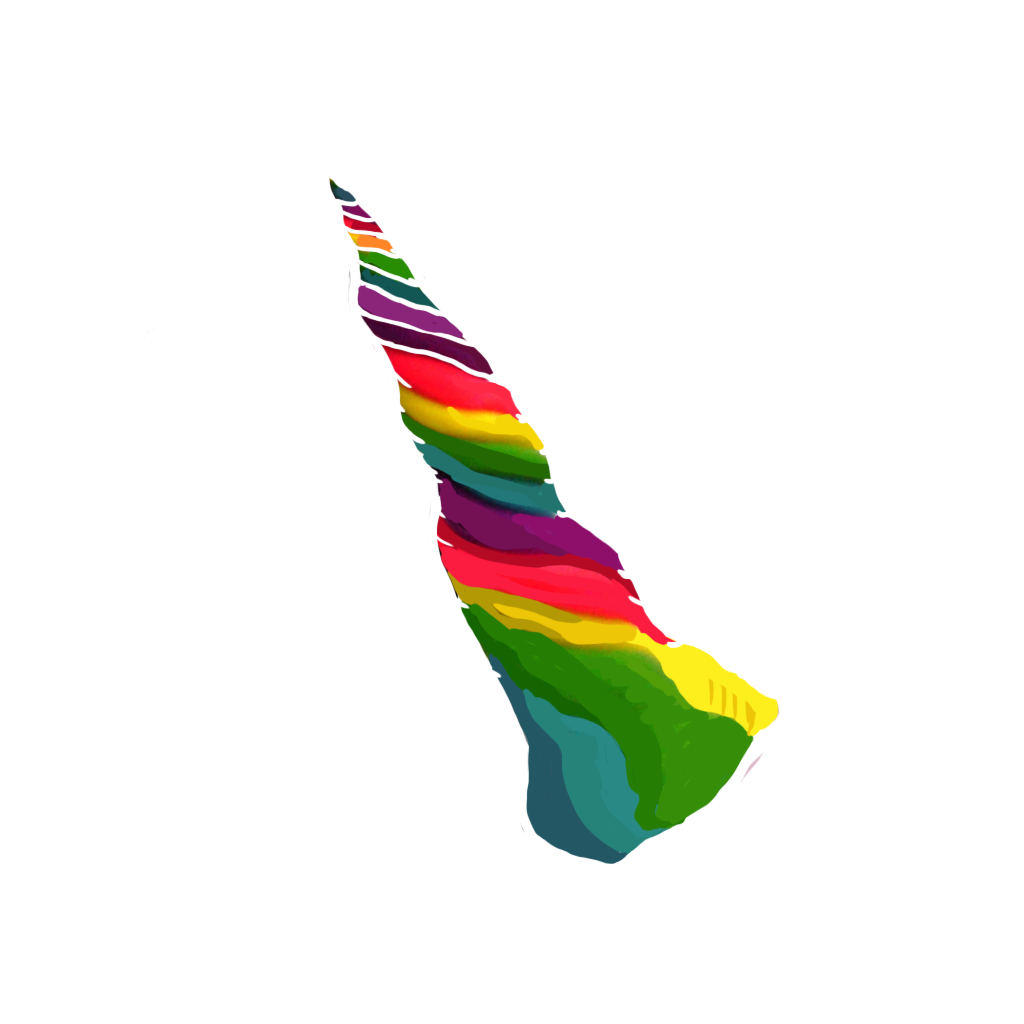
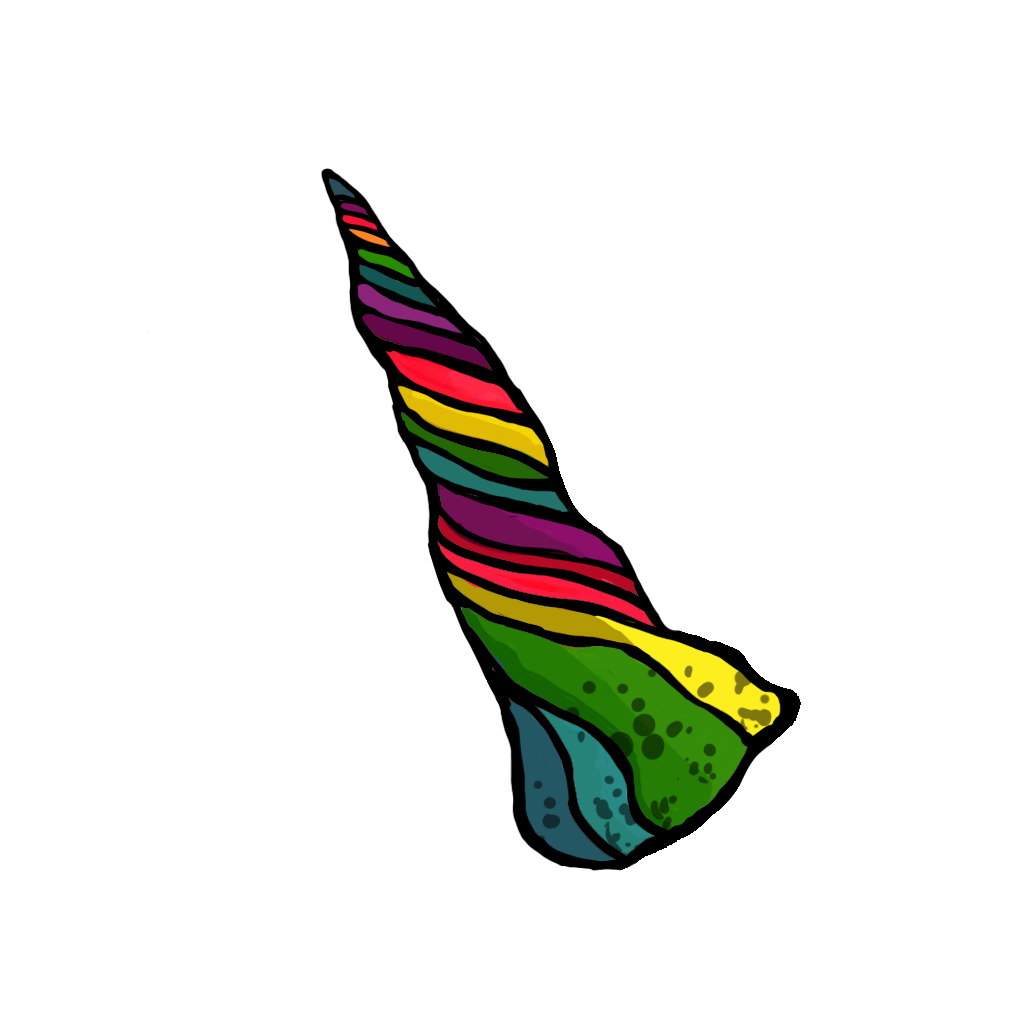
Two versions of the same layered image (1024 x 1024). Layer-by-layer changes:
added layer "Layer 8" (50%) above "Layer 7" over [472, 515, 772, 866]
painted on "Layer 7" over [320, 168, 801, 871]
